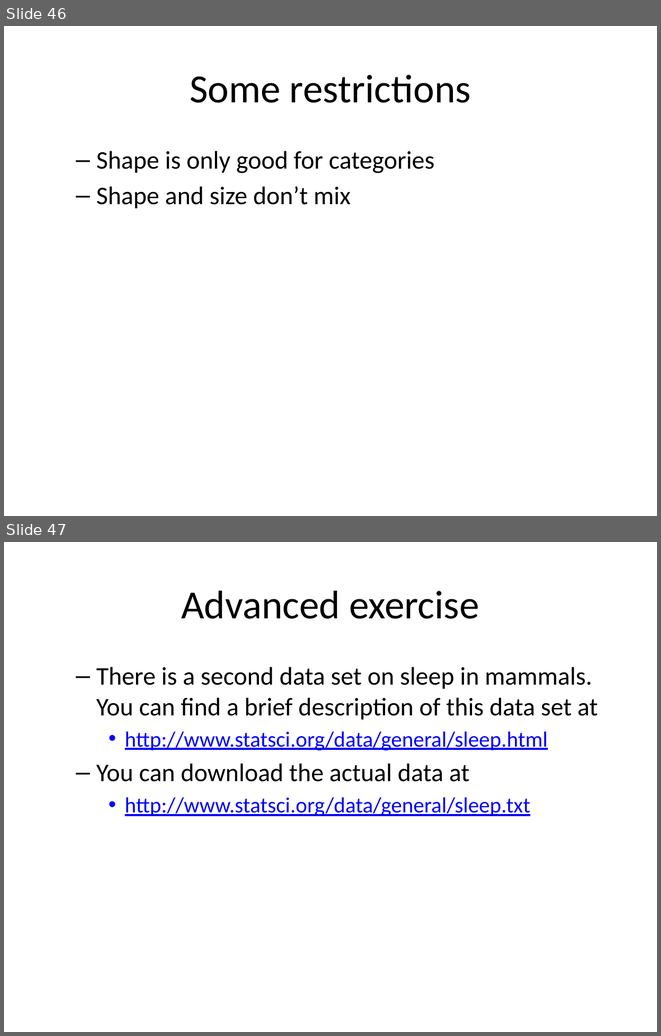
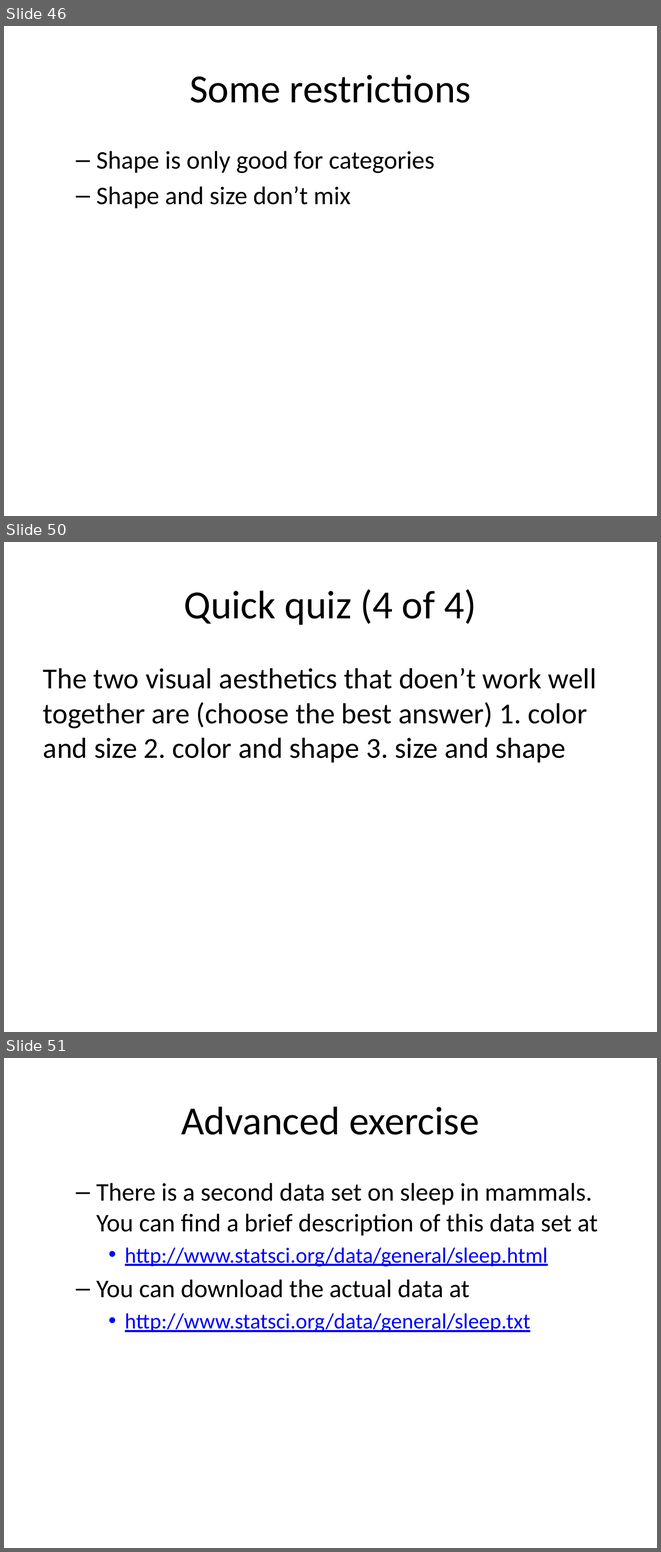
Before and after one commit to pmean/data-visualization, a slide deck: data-viz-01/src/v01-main-scatterplots.pptx. Shown one above the other, each under a label of ours: slides 46 and 47 before the commit, slides 46, 50 and 51 after it; the slides between them are not shown. The pictures are 661x1036 and 661x1552 pixels, drawn with LibreOffice and Linux fonts; fonts in the diff are those of the drawing. Boxes give left, top, right and bottom in pixels: in the first picture for what was removed or moved away, otherwise in the second. Text is boxed around its words. In the diff, an @@ line names an element or a change of style, - is before the commit and + after.

Commit message:
Added quick quiz to viz-01

```diff
--- a/data-viz-01/src/v01-main-scatterplots.pptx
+++ b/data-viz-01/src/v01-main-scatterplots.pptx
@@ slide 50 added at [4,542,657,1032], background #FFFFFF @@
@@ title added at [184,589,476,625], 44 pt, text #000000 @@
+Quick quiz (4 of 4)
@@ text added at [43,668,597,762], 32 pt, text #000000 @@
+The two visual aesthetics that doen’t work well together are (choose the best answer) 1. color and size 2. color and shape 3. size and shape
@@ what was slide 47 is now slide 51 @@
```
Also in this commit, not shown: 3 other slides added, 4 other files.
